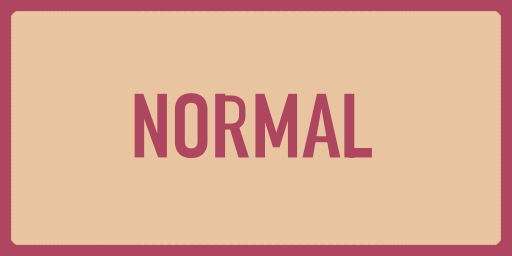
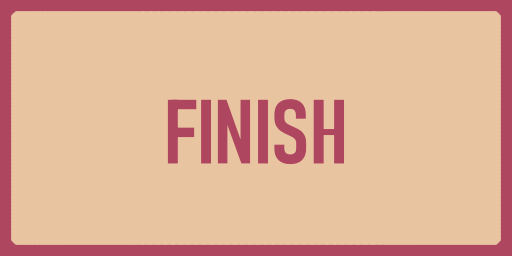
Layers edited between the first and the second 512 x 256 image:
painted on "Layer 3(pasted)" over box(134, 93, 372, 165)
